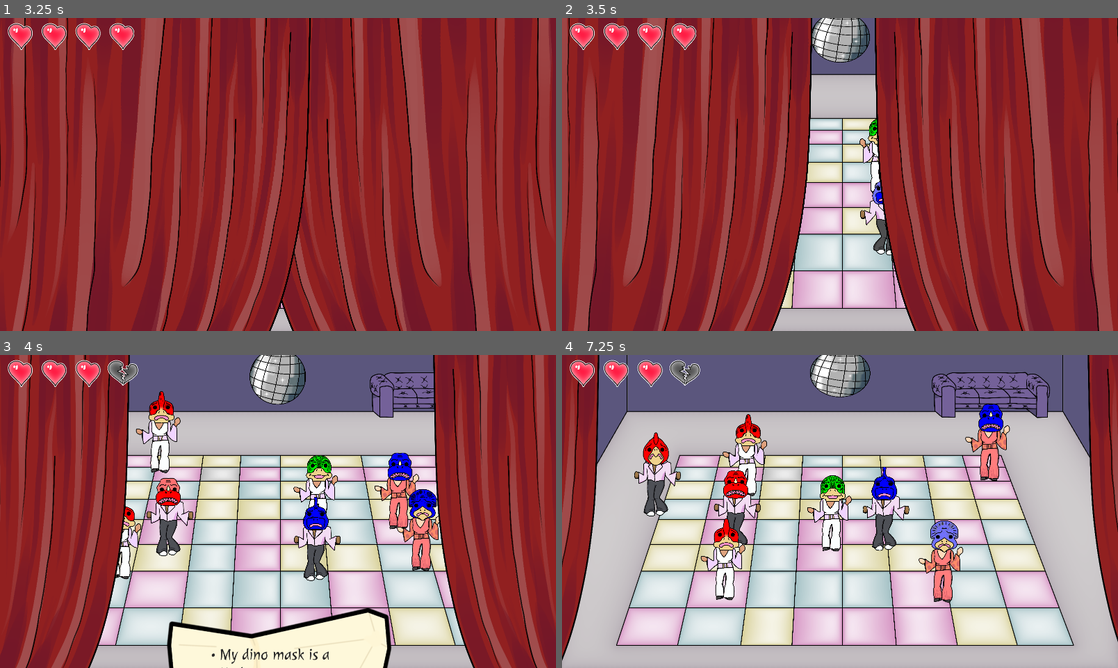
Above: before the commit, frames 1-4 (two rows, left to right).
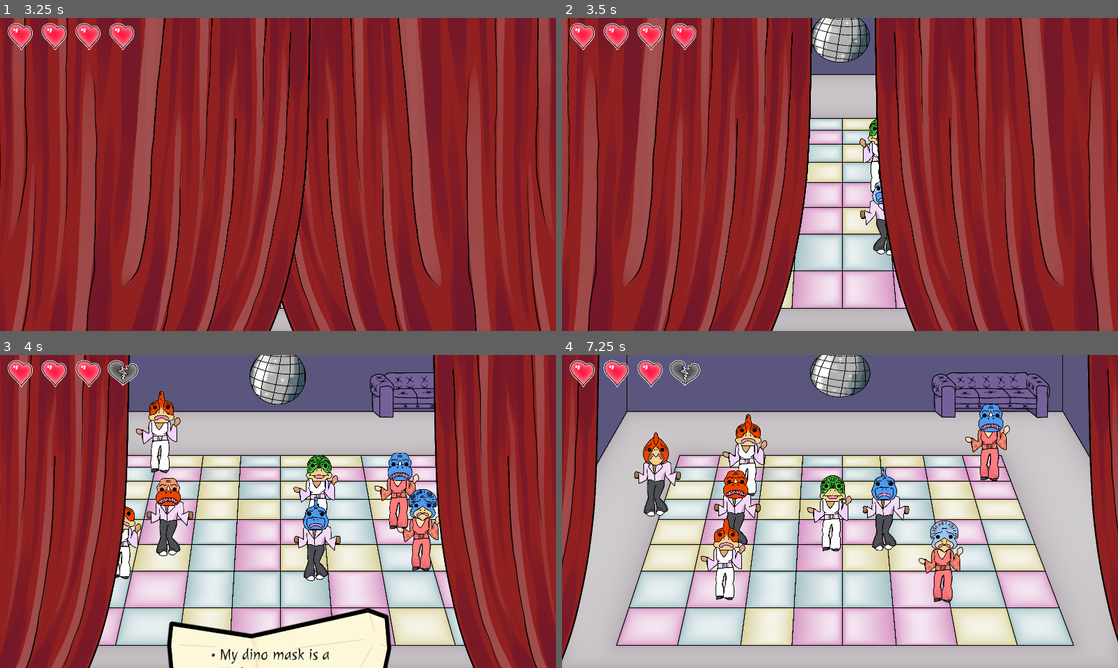
Above: after the commit, the same moments.

Repository: ValetNoir/ggj_2026
Game: Godot game, scene res://scenes/game.tscn
Two runs of this game, one before a commit and one after it. Both use one fixed random seed, a clock stepped at 60 frames per second and the inputs below.
Inputs (mouse positions are in pixels of both pictures, inside the frame that each line leads up to):
- Up to frame 1 (3.25 s): click "Play" at 0.5 s; click "Play" at 1.25 s; tap Enter at 2 s; move the mouse to (289, 108) at 2.02 s; click (289, 108) at 2.17 s; move the mouse to (322, 187) at 2.77 s; click (322, 187) at 2.92 s
- Up to frame 2 (3.5 s): no input
- Up to frame 3 (4 s): move the mouse to (166, 489) at 3.52 s; click (166, 489) at 3.67 s
- Up to frame 4 (7.25 s): move the mouse to (723, 411) at 4.27 s; click (723, 411) at 4.42 s; move the mouse to (650, 430) at 5.02 s; click (650, 430) at 5.17 s; move the mouse to (973, 442) at 5.77 s; click (973, 442) at 5.92 s; move the mouse to (945, 536) at 6.52 s; click (945, 536) at 6.67 s

Frame 1 is identical in both runs. In frame 2, 0.1% of the frame differs, in the area x 55-58%, y 32-60%; in frame 3, 1.2%; in frame 4, 1.5%, in the area x 14-80%, y 15-63%.

Commit message:
tuned down colors

Diff:
--- a/scripts/description.gd
+++ b/scripts/description.gd
@@ -32,9 +32,9 @@
 	Pattern.FEATHERS : preload("uid://cgvdktnnlf4j6"),
 };
 const COLORS: Dictionary[MaskColor, Color] = {
-	MaskColor.RED : Color.RED,
-	MaskColor.GREEN : Color.GREEN,
-	MaskColor.BLUE : Color.BLUE,
+	MaskColor.RED : Color(0.914, 0.271, 0.0, 1.0),
+	MaskColor.GREEN : Color(0.307, 0.812, 0.266, 1.0),
+	MaskColor.BLUE : Color(0.315, 0.607, 0.94, 1.0),
 }
 const PHENOTYPES: Dictionary[Species, Phenotype] = {
 	Species.DIPLODOCUS : preload("uid://celuv2kf4o7sn"),
--- a/scripts/mouth.gdshader
+++ b/scripts/mouth.gdshader
@@ -6,7 +6,6 @@
 
 void fragment() {
 	if(COLOR.r == COLOR.g && COLOR.g == COLOR.b) {
-		float mix_amount = COLOR.r;
 		COLOR *= mask_color;
 	}
 }
